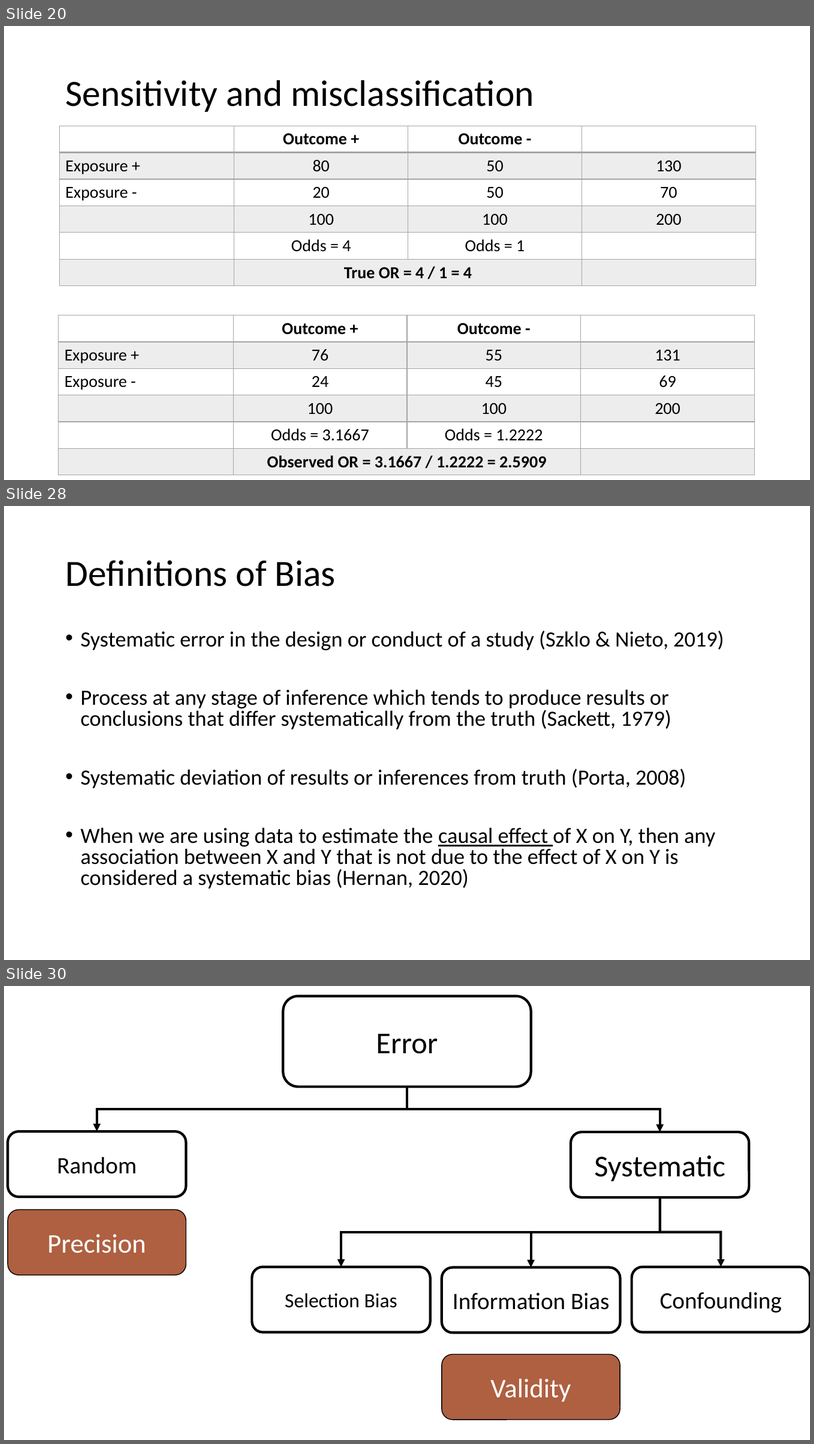
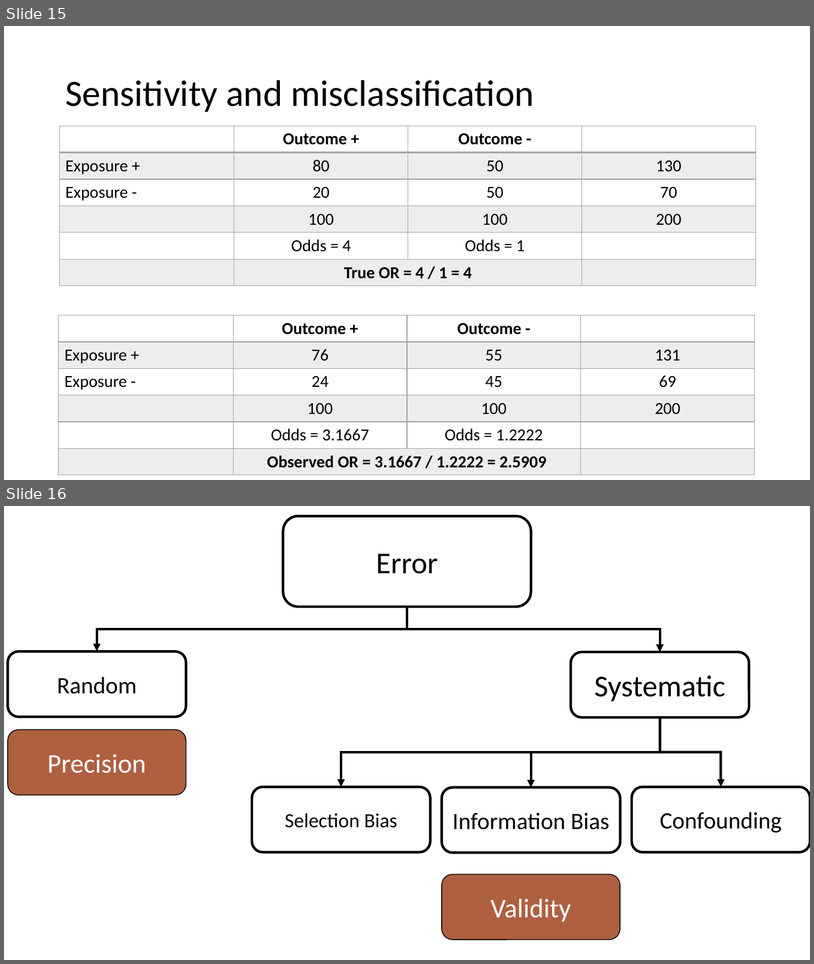
Before and after one commit to brad-cannell/r4epi, a slide deck: img/10_part_epi_foundations/11_systematic_error/Systematic Error.pptx. Shown one above the other, each under a label of ours: slides 20, 28 and 30 before the commit, slides 15 and 16 after it; the slides between them are not shown. The pictures are 814x1444 and 814x964 pixels, drawn with LibreOffice and Linux fonts; fonts in the diff are those of the drawing. Boxes give left, top, right and bottom in pixels: in the first picture for what was removed or moved away, otherwise in the second. Text is boxed around its words. In the diff, an @@ line names an element or a change of style, - is before the commit and + after.

Commit message:
Move systematic error PP slides to R4Epi

```diff
--- a/img/10_part_epi_foundations/11_systematic_error/Systematic Error.pptx
+++ b/img/10_part_epi_foundations/11_systematic_error/Systematic Error.pptx
@@ slide 28 removed at [4, 506, 810, 960], background #FFFFFF @@
@@ title removed at [65, 560, 336, 586] @@
-Definitions of Bias
@@ text removed at [81, 630, 724, 888] @@
-• Systematic error in the design or conduct of a study (Szklo & Nieto, 2019)
-• Process at any stage of inference which tends to produce results or conclusions that differ systematically from the truth (Sackett, 1979)
-• Systematic deviation of results or inferences from truth (Porta, 2008)
-• When we are using data to estimate the causal effect of X on Y, then any association between X and Y that is not due to the effect of X on Y is considered a systematic bias (Hernan, 2020)
@@ what was slide 20 is now slide 15 @@
@@ what was slide 30 is now slide 16 @@
```
Also in this commit, not shown: 2 slides changed, 13 other slides removed, 39 other files.
